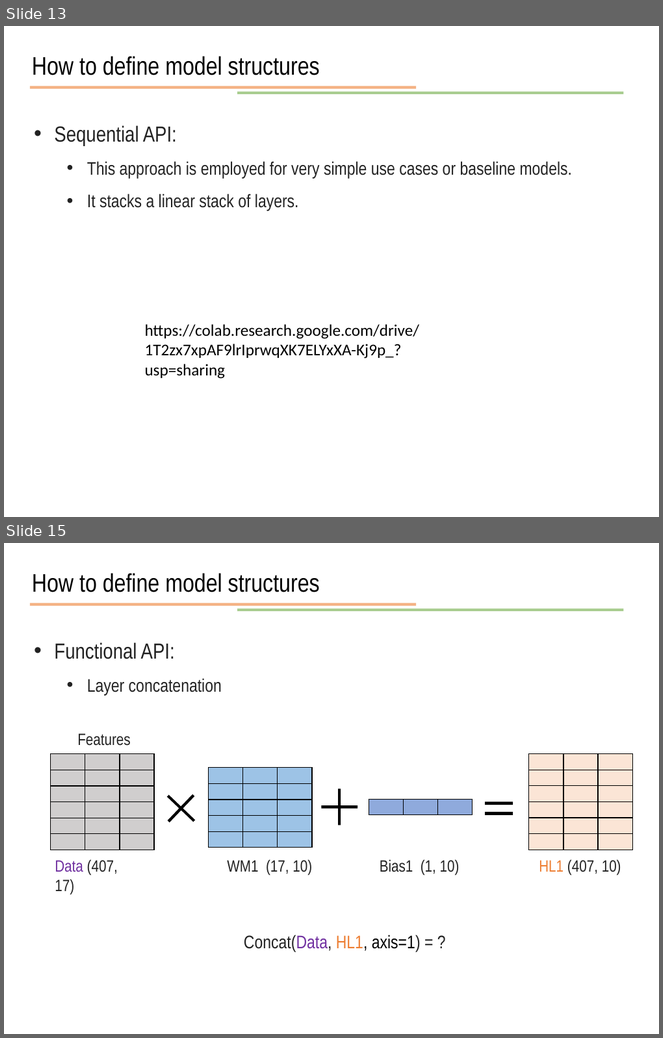
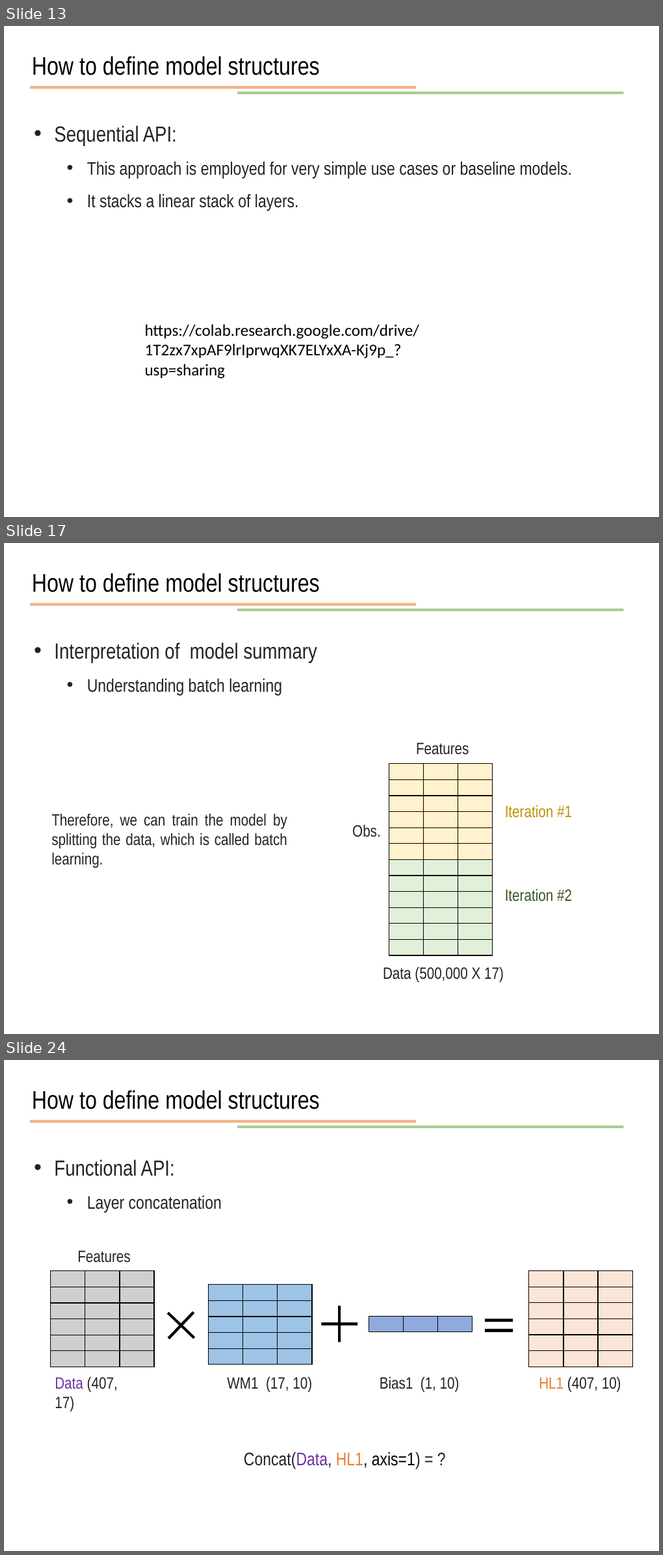
Before and after one commit to JunetaeKim/DeepLearningClass, a slide deck: Week9/week9 Introduction to tensorflow.pptx. Shown one above the other, each under a label of ours: slides 13 and 15 before the commit, slides 13, 17 and 24 after it; the slides between them are not shown. The pictures are 663x1038 and 663x1555 pixels, drawn with LibreOffice and Linux fonts; fonts in the diff are those of the drawing. Boxes give left, top, right and bottom in pixels: in the first picture for what was removed or moved away, otherwise in the second. Text is boxed around its words. In the diff, an @@ line names an element or a change of style, - is before the commit and + after.

```diff
--- a/Week9/week9 Introduction to tensorflow.pptx
+++ b/Week9/week9 Introduction to tensorflow.pptx
@@ slide 17 added at bbox=[4, 543, 659, 1034], background #FFFFFF @@
@@ text added at bbox=[32, 573, 320, 592], 28 pt, text #000000 @@
+How to define model structures
@@ line added from (30, 605) to (416, 605), #ED7D31 3 pt @@
@@ line added from (237, 610) to (624, 610), #70AD47 3 pt @@
@@ text added at bbox=[54, 642, 317, 696], 24 pt, text #222222 @@
+• Interpretation of model summary
+  • Understanding batch learning
@@ text added at bbox=[416, 743, 469, 755], 18 pt, text #222222 @@
+Features
@@ table added at bbox=[389, 764, 493, 956], 12 rows, 3 columns @@
+ |  | 
+ |  | 
+ |  | 
+ |  | 
+ |  | 
+ |  | 
+ |  | 
+ |  | 
+ |  | 
+ |  | 
+ |  | 
+ |  | 
@@ text added at bbox=[51, 813, 287, 869], 18 pt, text #222222 @@
+Therefore, we can train the model by splitting the data, which is called batch learning.
@@ text added at bbox=[505, 805, 572, 818], 18 pt, text #BF9000 @@
+Iteration #1
@@ text added at bbox=[352, 824, 381, 837], 18 pt, text #222222 @@
+Obs.
@@ text added at bbox=[505, 889, 572, 902], 18 pt, text #385723 @@
+Iteration #2
@@ text added at bbox=[383, 967, 504, 983], 18 pt, text #222222 @@
+Data (500,000 X 17)
@@ what was slide 15 is now slide 24 @@
```
Also in this commit, not shown: 3 slides changed, 10 other slides added, 2 other files.
